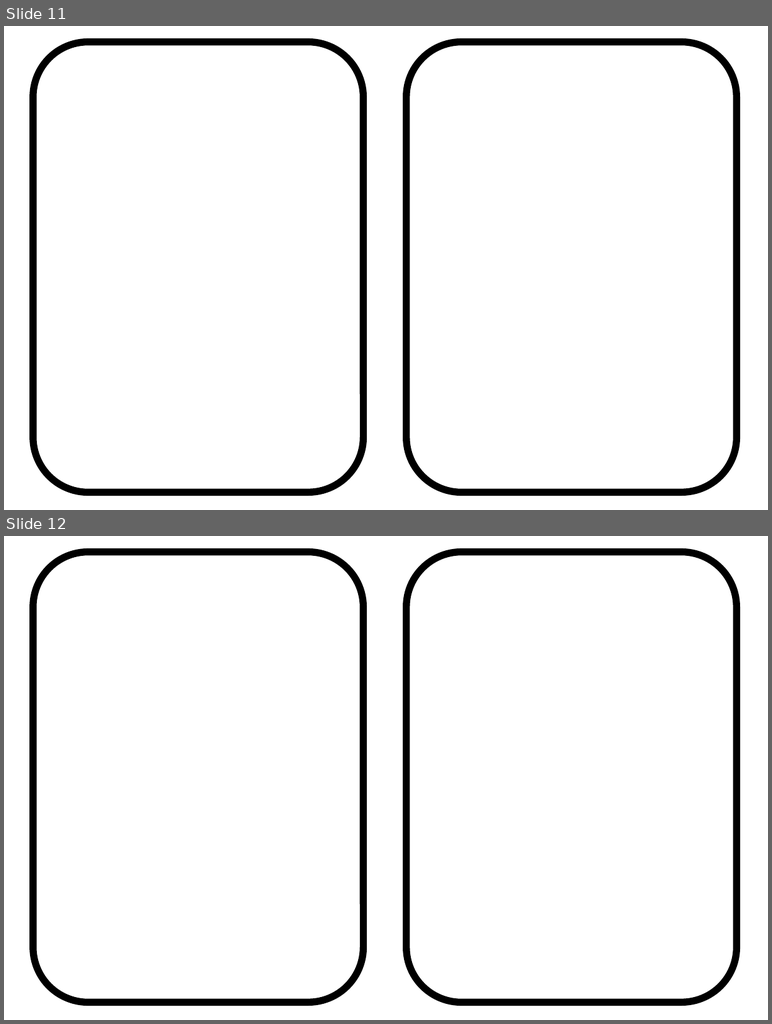
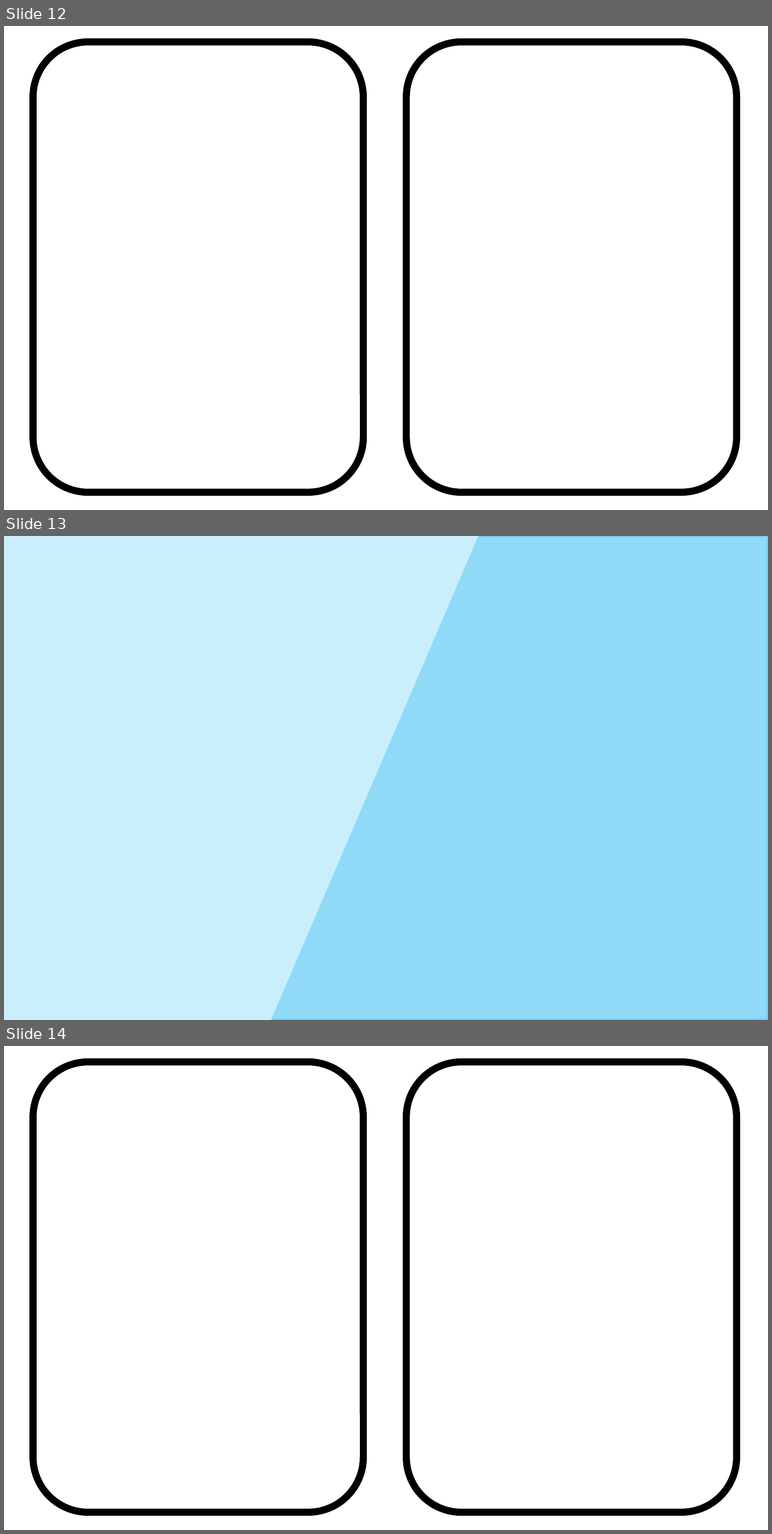
Before and after one commit to AAA-cleaning/AAA-cleaning.github.io, a slide deck: images/Presentation1.pptx. Shown one above the other, each under a label of ours: slides 11 and 12 before the commit, slides 12, 13 and 14 after it. The pictures are 772x1024 and 772x1534 pixels, drawn with LibreOffice and Linux fonts; fonts in the diff are those of the drawing. Boxes give left, top, right and bottom in pixels: in the first picture for what was removed or moved away, otherwise in the second. Text is boxed around its words. In the diff, an @@ line names an element or a change of style, - is before the commit and + after.

```diff
--- a/images/Presentation1.pptx
+++ b/images/Presentation1.pptx
@@ slide 13 added at (4,536,768,1020), background #FFFFFF @@
@@ rectangle added at (4,536,270,1020), fill #CAEEFB, outline #CAEEFB 1.5 pt @@
@@ rectangle added at (270,536,768,1020), fill #61CBF4 at 70% opacity, outline #61CBF4 1.5 pt @@
@@ right triangle added at (270,536,478,1020), fill #CAEEFB, outline #CAEEFB 1.5 pt @@
@@ what was slide 11 is now slide 12 @@
@@ what was slide 12 is now slide 14 @@
```
Also in this commit, not shown: 1 other slide added, 18 other files.
